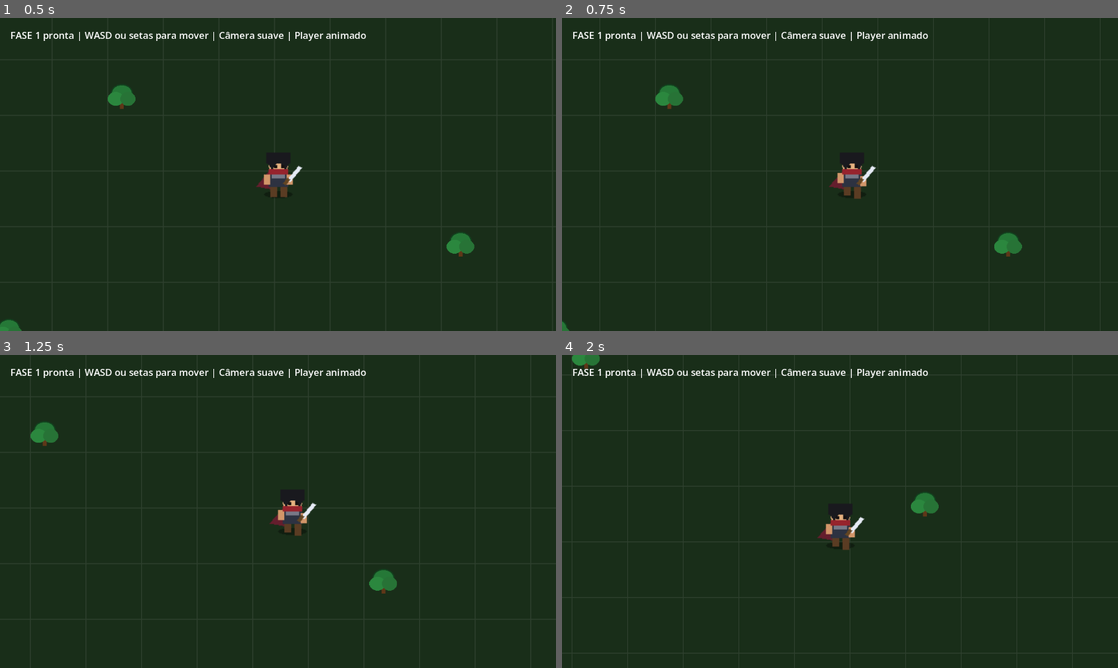
Above: before the commit, frames 1-4 (two rows, left to right).
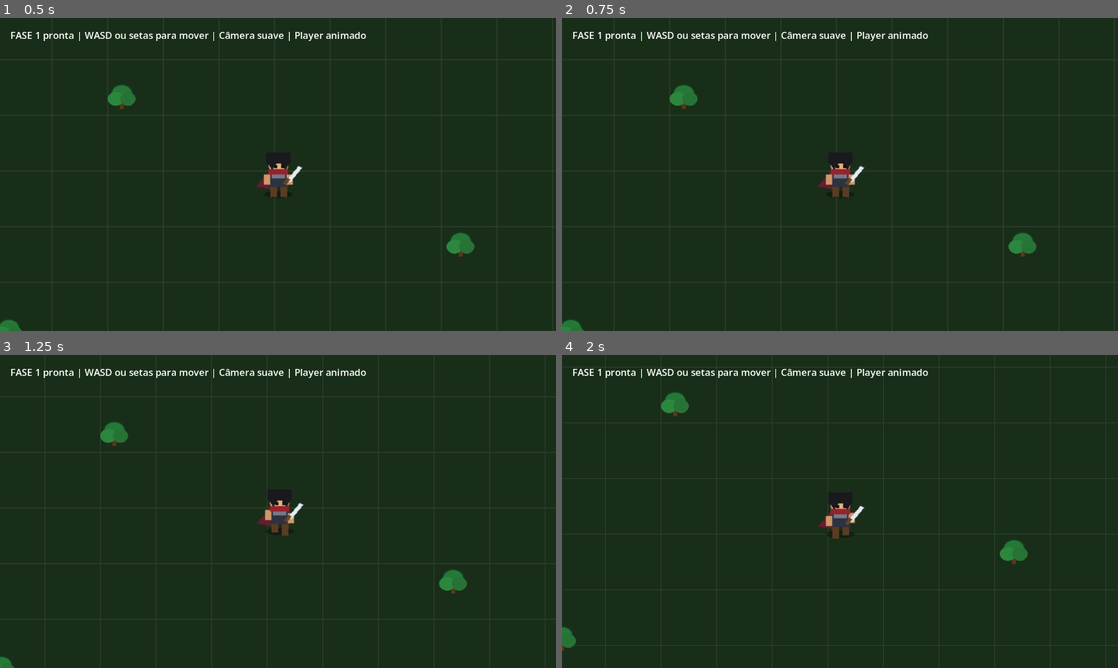
Above: after the commit, the same moments.

Repository: MarceloSalatino-crypto/realm-of-chaos
Game: Godot game, scene res://scenes/world.tscn
Same seed, same stepped clock (60 frames per second), same inputs: the game is played once before the commit and once after it.
Inputs:
- Up to frame 1 (0.5 s): no input
- Up to frame 2 (0.75 s): tap Enter (ui_accept) at 0.5, 0.6 s; hold D (move_right) from 0.53 s (still down)
- Up to frame 3 (1.25 s): keep holding D (move_right); tap Enter (ui_accept) at 0.77, 1.07 s
- Up to frame 4 (2 s): release D (move_right) at 1.28 s; hold S (move_down) from 1.28 s (still down); tap Enter (ui_accept) at 1.35, 1.52, 1.82 s

Frame 1 is identical in both runs. In frame 2, 1.4% of the frame differs, in the area x 0-86%, y 21-100%; in frame 3, 1.8%; in frame 4, 1.8%, in the area x 0-84%, y 0-95%.

Commit message:
Add sword attack system and normalize line endings

Diff:
--- a/realm_of_chaos_test/realm-of-chaos/project.godot
+++ b/realm_of_chaos_test/realm-of-chaos/project.godot
@@ -1,10 +1,22 @@
+; Engine configuration file.
+; It's best edited using the editor UI and not directly,
+; since the parameters that go here are not all obvious.
+;
+; Format:
+;   [section] ; section goes between []
+;   param=value ; assign values to parameters
+
 config_version=5
+
+[animation]
+
+compatibility/default_parent_skeleton_in_mesh_instance_3d=true
 
 [application]
 
 config/name="Realm of Chaos - Fase 1"
 run/main_scene="res://scenes/world.tscn"
-config/features=PackedStringArray("4.2", "Forward Plus")
+config/features=PackedStringArray("4.6", "Forward Plus")
 config/icon="res://assets/characters/player_sheet.png"
 
 [display]
@@ -16,17 +28,25 @@
 
 move_left={
 "deadzone": 0.5,
-"events": [Object(InputEventKey,"resource_local_to_scene":fa …(170 unchanged characters)… l_keycode":0,"key_label":0,"unicode":0,"echo":false,"script":null), Object(InputEventKey,"resource_local_to_scene":false,"resource_name":"","device":-1,"window_id":0,"alt_pressed":false,"shift_pressed":false,"ctrl_pressed":false,"meta_pressed":false,"pressed":false,"keycode":4194319,"physical_keycode":0,"key_label":0,"unicode":0,"echo":false,"script":null)]
+"events": [Object(InputEventKey,"resource_local_to_scene":fa …(170 unchanged characters)… l_keycode":0,"key_label":0,"unicode":0,"location":0,"echo":false,"script":null)
+, Object(InputEventKey,"resource_local_to_scene":false,"resource_name":"","device":-1,"window_id":0,"alt_pressed":false,"shift_pressed":false,"ctrl_pressed":false,"meta_pressed":false,"pressed":false,"keycode":4194319,"physical_keycode":0,"key_label":0,"unicode":0,"location":0,"echo":false,"script":null)
+]
 }
 move_right={
 "deadzone": 0.5,
-"events": [Object(InputEventKey,"resource_local_to_scene":fa …(170 unchanged characters)… l_keycode":0,"key_label":0,"unicode":0,"echo":false,"script":null), Object(InputEventKey,"resource_local_to_scene":false,"resource_name":"","device":-1,"window_id":0,"alt_pressed":false,"shift_pressed":false,"ctrl_pressed":false,"meta_pressed":false,"pressed":false,"keycode":4194321,"physical_keycode":0,"key_label":0,"unicode":0,"echo":false,"script":null)]
+"events": [Object(InputEventKey,"resource_local_to_scene":fa …(170 unchanged characters)… l_keycode":0,"key_label":0,"unicode":0,"location":0,"echo":false,"script":null)
+, Object(InputEventKey,"resource_local_to_scene":false,"resource_name":"","device":-1,"window_id":0,"alt_pressed":false,"shift_pressed":false,"ctrl_pressed":false,"meta_pressed":false,"pressed":false,"keycode":4194321,"physical_keycode":0,"key_label":0,"unicode":0,"location":0,"echo":false,"script":null)
+]
 }
 move_up={
 "deadzone": 0.5,
-"events": [Object(InputEventKey,"resource_local_to_scene":fa …(170 unchanged characters)… l_keycode":0,"key_label":0,"unicode":0,"echo":false,"script":null), Object(InputEventKey,"resource_local_to_scene":false,"resource_name":"","device":-1,"window_id":0,"alt_pressed":false,"shift_pressed":false,"ctrl_pressed":false,"meta_pressed":false,"pressed":false,"keycode":4194320,"physical_keycode":0,"key_label":0,"unicode":0,"echo":false,"script":null)]
+"events": [Object(InputEventKey,"resource_local_to_scene":fa …(170 unchanged characters)… l_keycode":0,"key_label":0,"unicode":0,"location":0,"echo":false,"script":null)
+, Object(InputEventKey,"resource_local_to_scene":false,"resource_name":"","device":-1,"window_id":0,"alt_pressed":false,"shift_pressed":false,"ctrl_pressed":false,"meta_pressed":false,"pressed":false,"keycode":4194320,"physical_keycode":0,"key_label":0,"unicode":0,"location":0,"echo":false,"script":null)
+]
 }
 move_down={
 "deadzone": 0.5,
-"events": [Object(InputEventKey,"resource_local_to_scene":fa …(170 unchanged characters)… l_keycode":0,"key_label":0,"unicode":0,"echo":false,"script":null), Object(InputEventKey,"resource_local_to_scene":false,"resource_name":"","device":-1,"window_id":0,"alt_pressed":false,"shift_pressed":false,"ctrl_pressed":false,"meta_pressed":false,"pressed":false,"keycode":4194322,"physical_keycode":0,"key_label":0,"unicode":0,"echo":false,"script":null)]
+"events": [Object(InputEventKey,"resource_local_to_scene":fa …(170 unchanged characters)… l_keycode":0,"key_label":0,"unicode":0,"location":0,"echo":false,"script":null)
+, Object(InputEventKey,"resource_local_to_scene":false,"resource_name":"","device":-1,"window_id":0,"alt_pressed":false,"shift_pressed":false,"ctrl_pressed":false,"meta_pressed":false,"pressed":false,"keycode":4194322,"physical_keycode":0,"key_label":0,"unicode":0,"location":0,"echo":false,"script":null)
+]
 }
--- a/realm_of_chaos_test/realm-of-chaos/scenes/world.tscn
+++ b/realm_of_chaos_test/realm-of-chaos/scenes/world.tscn
@@ -1,37 +1,49 @@
-[gd_scene load_steps=14 format=3 uid="uid://realmofchaosfase1"]
+[gd_scene format=3 uid="uid://gb706abrwm0y"]
 
-[ext_resource type="Script" path="res://scripts/world.gd" id="1"]
-[ext_resource type="Script" path="res://scripts/player.gd" id="2"]
-[ext_resource type="Texture2D" path="res://assets/characters/player_sheet.png" id="3"]
-[ext_resource type="Texture2D" path="res://assets/environment/tree.png" id="4"]
+[ext_resource type="Script" uid="uid://dgrj3a2al8q4u" path="res://scripts/world.gd" id="1"]
+[ext_resource type="Script" uid="uid://j68vmoh5u010" path="res://scripts/player.gd" id="2"]
+[ext_resource type="Texture2D" uid="uid://63qmtmoj3xyd" path="res://assets/characters/player_sheet.png" id="3"]
+[ext_resource type="Texture2D" uid="uid://c36qsj6fu8oun" path="res://assets/environment/tree.png" id="4"]
 
 [sub_resource type="AtlasTexture" id="idle_0"]
 atlas = ExtResource("3")
 region = Rect2(0, 0, 64, 64)
+
 [sub_resource type="AtlasTexture" id="idle_1"]
 atlas = ExtResource("3")
 region = Rect2(64, 0, 64, 64)
+
 [sub_resource type="AtlasTexture" id="idle_2"]
 atlas = ExtResource("3")
 region = Rect2(128, 0, 64, 64)
+
 [sub_resource type="AtlasTexture" id="idle_3"]
 atlas = ExtResource("3")
 region = Rect2(192, 0, 64, 64)
+
 [sub_resource type="AtlasTexture" id="walk_0"]
 atlas = ExtResource("3")
 region = Rect2(0, 64, 64, 64)
+
 [sub_resource type="AtlasTexture" id="walk_1"]
 atlas = ExtResource("3")
 region = Rect2(64, 64, 64, 64)
+
 [sub_resource type="AtlasTexture" id="walk_2"]
 atlas = ExtResource("3")
 region = Rect2(128, 64, 64, 64)
+
 [sub_resource type="AtlasTexture" id="walk_3"]
 atlas = ExtResource("3")
 region = Rect2(192, 64, 64, 64)
 
 [sub_resource type="SpriteFrames" id="SpriteFrames_player"]
 animations = [{
+"frames": [],
+"loop": false,
+"name": &"attack",
+"speed": 12.0
+}, {
 "frames": [{
 "duration": 1.0,
 "texture": SubResource("idle_0")
@@ -64,17 +76,16 @@
 }],
 "loop": true,
 "name": &"walk",
-"speed": 8.0
+"speed": 12.0
 }]
-
 
 [sub_resource type="RectangleShape2D" id="Collision_player"]
 size = Vector2(38, 50)
 
-[node name="World" type="Node2D"]
+[node name="World" type="Node2D" unique_id=1219564319]
 script = ExtResource("1")
 
-[node name="Background" type="ColorRect" parent="."]
+[node name="Background" type="ColorRect" parent="." unique_id=42095575]
 z_index = -20
 offset_left = -5000.0
 offset_top = -5000.0
@@ -82,45 +93,55 @@
 offset_bottom = 5000.0
 color = Color(0.1, 0.18, 0.1, 1)
 
-[node name="Decorations" type="Node2D" parent="."]
+[node name="Decorations" type="Node2D" parent="." unique_id=227321590]
 
-[node name="Tree1" type="Sprite2D" parent="Decorations"]
+[node name="Tree1" type="Sprite2D" parent="Decorations" unique_id=897559040]
 position = Vector2(-360, -180)
 texture = ExtResource("4")
 
-[node name="Tree2" type="Sprite2D" parent="Decorations"]
+[node name="Tree2" type="Sprite2D" parent="Decorations" unique_id=312579598]
 position = Vector2(420, 160)
 texture = ExtResource("4")
 
-[node name="Tree3" type="Sprite2D" parent="Decorations"]
+[node name="Tree3" type="Sprite2D" parent="Decorations" unique_id=858608558]
 position = Vector2(220, -410)
 texture = ExtResource("4")
 
-[node name="Tree4" type="Sprite2D" parent="Decorations"]
+[node name="Tree4" type="Sprite2D" parent="Decorations" unique_id=1897672334]
 position = Vector2(-620, 360)
 texture = ExtResource("4")
 
-[node name="Player" type="CharacterBody2D" parent="."]
-position = Vector2(0, 0)
+[node name="Player" type="CharacterBody2D" parent="." unique_id=862811094]
 script = ExtResource("2")
 
-[node name="AnimatedSprite2D" type="AnimatedSprite2D" parent="Player"]
+[node name="AnimatedSprite2D" type="AnimatedSprite2D" parent="Player" unique_id=744901116]
+scale = Vector2(1.8, 1.8)
 sprite_frames = SubResource("SpriteFrames_player")
-animation = &"idle"
-scale = Vector2(1.8, 1.8)
+animation = &"attack"
 
-[node name="CollisionShape2D" type="CollisionShape2D" parent="Player"]
+[node name="CollisionShape2D" type="CollisionShape2D" parent="Player" unique_id=1245074608]
 position = Vector2(0, 10)
 shape = SubResource("Collision_player")
 
-[node name="Camera2D" type="Camera2D" parent="Player"]
-enabled = true
+[node name="Camera2D" type="Camera2D" parent="Player" unique_id=278522707]
 position_smoothing_enabled = true
 position_smoothing_speed = 8.0
 
-[node name="CanvasLayer" type="CanvasLayer" parent="."]
+[node name="SwordSlash" type="Area2D" parent="Player" unique_id=224901722]
+position = Vector2(3, -3)
 
-[node name="Info" type="Label" parent="CanvasLayer"]
+[node name="Sprite2D" type="Sprite2D" parent="Player/SwordSlash" unique_id=1330214297]
+position = Vector2(0, 2)
+texture = ExtResource("3")
+offset = Vector2(0.25, 0.25)
+region_enabled = true
+region_rect = Rect2(0, 0, 64, 64)
+
+[node name="CollisionShape2D" type="CollisionShape2D" parent="Player/SwordSlash" unique_id=257248849]
+
+[node name="CanvasLayer" type="CanvasLayer" parent="." unique_id=1980142038]
+
+[node name="Info" type="Label" parent="CanvasLayer" unique_id=1821002129]
 offset_left = 24.0
 offset_top = 24.0
 offset_right = 1000.0
--- a/realm_of_chaos_test/realm-of-chaos/scripts/player.gd
+++ b/realm_of_chaos_test/realm-of-chaos/scripts/player.gd
@@ -2,15 +2,19 @@
 
 @export var speed: float = 300.0
 
-var last_direction: Vector2 = Vector2.RIGHT
+var attacking := false
+var last_direction := Vector2.RIGHT
 
-@onready var anim: AnimatedSprite2D = $AnimatedSprite2D
+@onready var anim = $AnimatedSprite2D
+@onready var sword_slash = $SwordSlash
 
-func _ready() -> void:
+func _ready():
 	anim.play("idle")
+	sword_slash.hide()
 
-func _physics_process(_delta: float) -> void:
-	var direction := Vector2.ZERO
+func _physics_process(delta):
+
+	var direction = Vector2.ZERO
 
 	direction.x = Input.get_action_strength("move_right") - Input.get_action_strength("move_left")
 	direction.y = Input.get_action_strength("move_down") - Input.get_action_strength("move_up")
@@ -18,7 +22,16 @@
 	if direction != Vector2.ZERO:
 		last_direction = direction.normalized()
 
+	if Input.is_action_just_pressed("ui_accept"):
+		attack()
+
+	if attacking:
+		velocity = Vector2.ZERO
+		move_and_slide()
+		return
+
 	velocity = direction.normalized() * speed
+
 	move_and_slide()
 
 	if direction != Vector2.ZERO:
@@ -28,5 +41,39 @@
 
 	if last_direction.x < 0:
 		anim.flip_h = true
+		sword_slash.position = Vector2(-55, 0)
 	elif last_direction.x > 0:
 		anim.flip_h = false
+		sword_slash.position = Vector2(55, 0)
+
+func attack():
+
+	if attacking:
+		return
+
+	attacking = true
+
+	sword_slash.show()
+
+	var start_pos = Vector2(35, -20)
+	var end_pos = Vector2(70, 20)
+
+	if last_direction.x < 0:
+		start_pos = Vector2(-35, -20)
+		end_pos = Vector2(-70, 20)
+
+	sword_slash.position = start_pos
+	sword_slash.rotation_degrees = -45
+
+	var tween = create_tween()
+	tween.tween_property(sword_slash, "position", end_pos, 0.12)
+	tween.parallel().tween_property(sword_slash, "rotation_degrees", 45, 0.12)
+
+	await tween.finished
+
+	sword_slash.hide()
+	sword_slash.rotation_degrees = 0
+
+	await get_tree().create_timer(0.10).timeout
+
+	attacking = false
Binary file added: realm_of_chaos_test/realm-of-chaos/assets/characters/AttackSprite.png
Not shown, added: realm_of_chaos_test/realm-of-chaos/assets/characters/AttackSprite.png.import
Not shown, added: realm_of_chaos_test/realm-of-chaos/assets/characters/player_sheet.png.import
Not shown, added: realm_of_chaos_test/realm-of-chaos/assets/environment/tree.png.import
Not shown, added: realm_of_chaos_test/realm-of-chaos/scripts/player.gd.uid
Not shown, added: realm_of_chaos_test/realm-of-chaos/scripts/world.gd.uid
